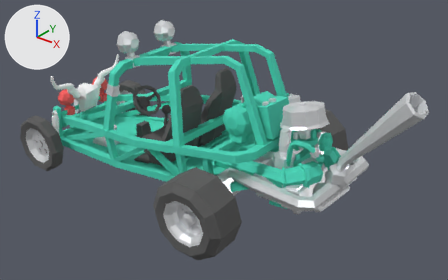
What one commit did to the glTF model public/models/cars/kaeferkraft.glb.
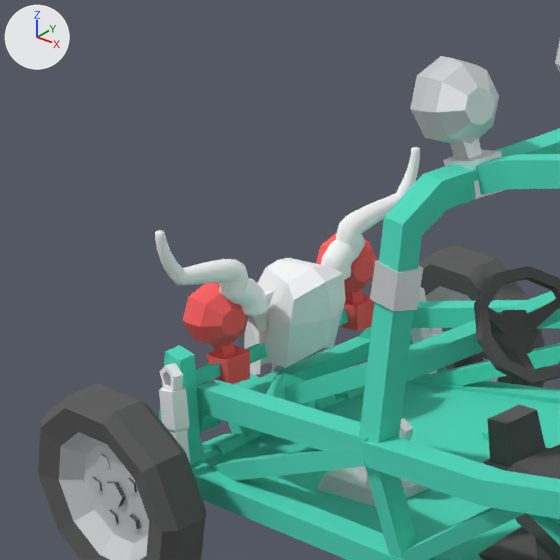
Each version is shown whole from a 50 mm camera at (3.29, -3.57, 2.25) aimed at (0.39, 0.05, 0.01), then close up on the part from 2% to 35% of the width and 6% to 57% of the height. The axes (+X, +Y, +Z) are drawn at upper left. The lights are the same throughout. The older version's two pictures come first. Where no turn or scale is listed for an object, it has been applied to the vertices. Vertices at exactly the same position are counted once.

Script lines for the objects in view, before the commit:
```python
me_mesh_116 = bpy.data.meshes.new('Mesh_116')
me_mesh_116.from_pydata(...)  # 48 vertices, 82 faces; spans x -1.359..-1.243, y -0.294..-0.132, z -0.132..0.117
me_mesh_116.materials.append(mat_eyered)  # red #ff6060
me_mesh_141 = bpy.data.meshes.new('Mesh_141')
me_mesh_141.from_pydata(...)  # 796 vertices, 1584 faces; spans x -1.307..-1.223, y -0.411..0.411, z 0.037..0.322
me_mesh_141.materials.append(mat_skullhorn)  # white #ffffff
me_mesh_46 = bpy.data.meshes.new('Mesh_46')
me_mesh_46.from_pydata(...)  # 8 vertices, 10 faces; spans x -1.383..-0.382, y -0.495..-0.328, z -0.376..-0.214
me_mesh_46.materials.append(mat_bodypaint)  # cyan #4bddc0
ob_mesh1182785724 = bpy.data.objects.new('mesh1182785724', me_mesh_116)
ob_mesh1182785724.location = (0.0, 0.0, 0.0)
ob_mesh1792303904 = bpy.data.objects.new('mesh1792303904', me_mesh_46)
ob_mesh1792303904.location = (0.0, 0.0, 0.0)
ob_skullhorns = bpy.data.objects.new('SkullHorns', me_mesh_141)
ob_skullhorns.location = (0.0, 0.0, 0.0)
# also in view: 'group1583375863' at (-1.31, -0.35, -0.2); 'mesh35187853_1' at (-1.28, 0.58, -0.29); 'mesh1792303904_1' at (-0.89, -0.44, -0.3); 'mesh552694142_3' at (-1.25, -0.59, -0.28); 'mesh35187853_2' at (-1.28, 0.58, -0.29)
```
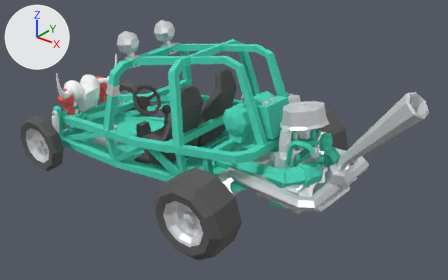
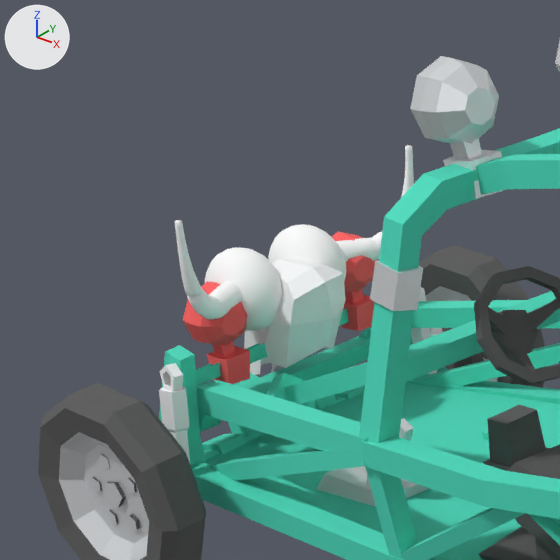
What differs and where, as boxes (x1, y1, x2, y2) in the close-ups (560 x 560 px):
```json
{"object": "SkullHorns", "change": "reshaped", "before": [155, 147, 420, 316], "after": [174, 145, 414, 320], "on screen": "9% narrower"}
{"object": "SkullHornKnuckles", "change": "added", "after": [205, 224, 346, 331]}
{"part": 1, "of": "me_mesh_141", "change": "rebuilt", "before": [321, 147, 420, 280], "after": [335, 145, 414, 262]}
{"part": 2, "of": "me_mesh_141", "change": "rebuilt", "before": [155, 230, 268, 316], "after": [174, 220, 242, 320]}
```

The change, as JSON lines over the scene's bpy script:
```json
{"op": "add", "block": "mat_skull_001", "code": ["mat_skull_001 = principled_material('Skull.001')", "mat_skull_001.base_color = (1.0, 1.0, 1.0)  # white #ffffff", "mat_skull_001.metallic = 0.05", "mat_skull_001.roughness = 0.85"]}
{"block": "me_mesh_141", "where": "# used by ob_skullhorns; location = (0.0, 0.0, 0.0)"}
{"op": "remove", "block": "me_mesh_141", "code": "me_mesh_141.from_pydata(...)  # 796 vertices, 1584 faces; spans x -1.307..-1.223, y -0.411..0.411, z 0.037..0.322"}
{"op": "add", "block": "me_mesh_141", "code": "me_mesh_141.from_pydata(...)  # 1376 vertices, 2744 faces; spans x -1.398..-1.21, y -0.369..0.369, z 0.036..0.34"}
{"block": "me_mesh_141", "change": "me_mesh_141 part 1: the loose piece of 398 vertices spanning x -1.307..-1.226, y 0.085..0.411, z 0.045..0.322 is rebuilt with 688 vertices and now spans x -1.398..-1.211, y 0.057..0.369, z 0.037..0.34"}
{"block": "me_mesh_141", "change": "me_mesh_141 part 2: the loose piece of 398 vertices spanning x -1.304..-1.223, y -0.411..-0.108, z 0.037..0.321 is rebuilt with 688 vertices and now spans x -1.394..-1.21, y -0.369..-0.071, z 0.036..0.34"}
{"op": "add", "block": "me_mesh_142", "code": ["me_mesh_142 = bpy.data.meshes.new('Mesh_142')", "me_mesh_142.from_pydata(...)  # a UV sphere (16 segments, 14 rings, poles along z) spanning x -1.452..-1.221, y 0.011..0.176, z -0.035..0.174; a UV sphere (16 segments, 14 rings, poles along z) spanning x -1.446..-1.215, y -0.194..-0.029, z -0.036..0.173", "me_mesh_142.materials.append(mat_skull_001)  # white #ffffff"]}
{"op": "add", "block": "ob_skullhornknuckles", "code": ["ob_skullhornknuckles = bpy.data.objects.new('SkullHornKnuckles', me_mesh_142)", "ob_skullhornknuckles.location = (0.0, 0.0, 0.0)"]}
```
